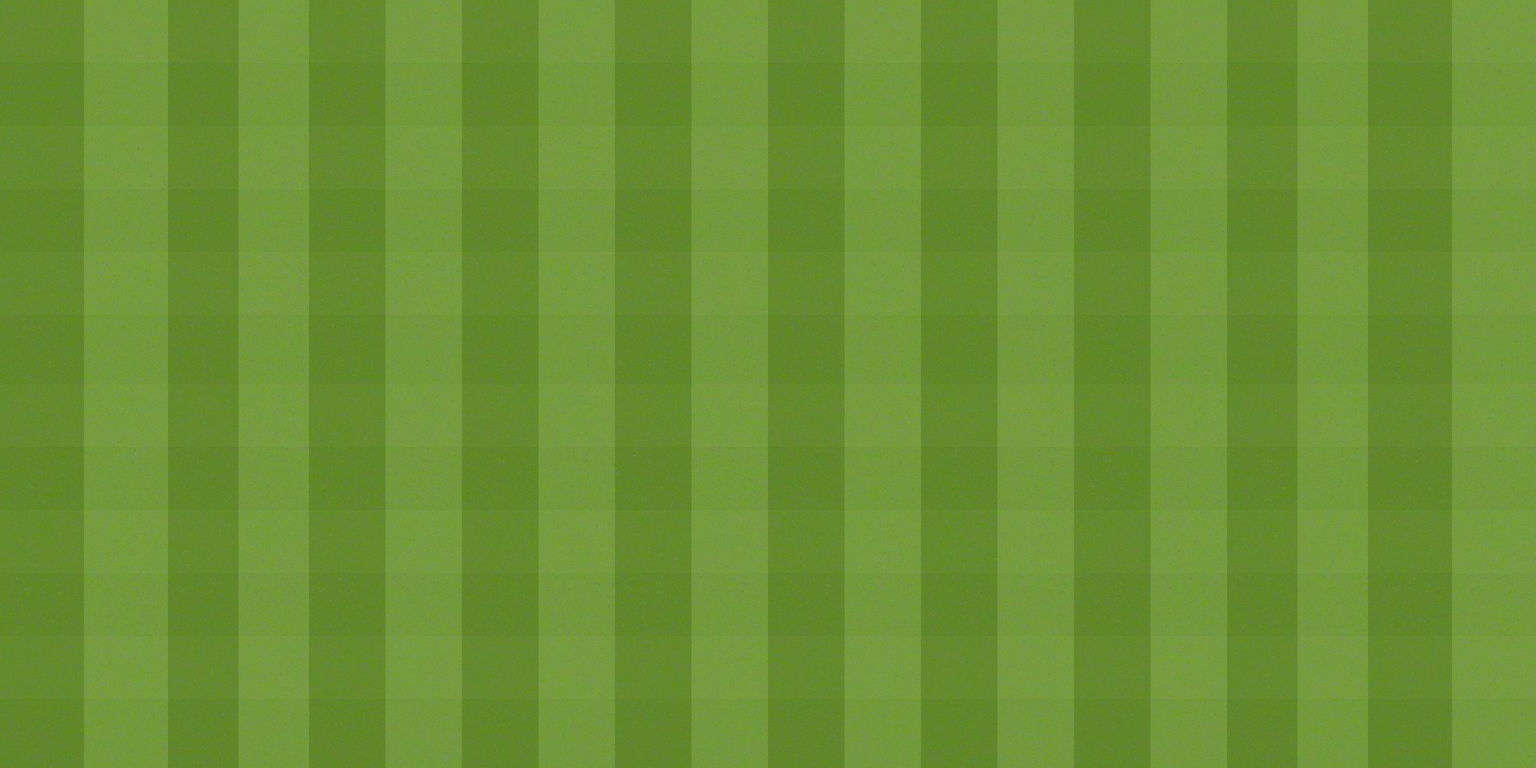
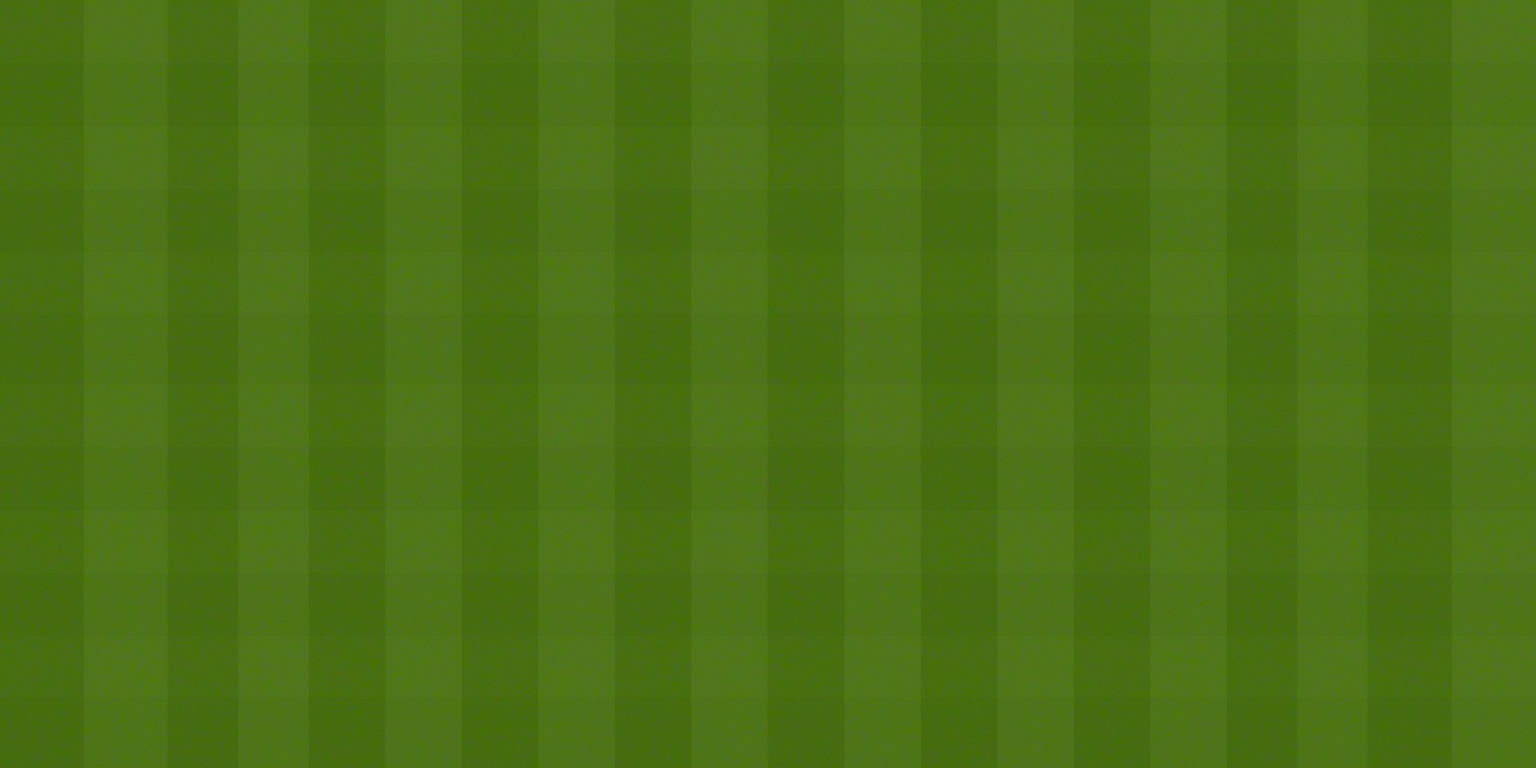
Revision of a layered 1536px x 768px image; what changed, layer by layer:
"Layer 21": opacity 5% → 4% over [0, 0, 1536, 699]
renamed "Base" to "Layer 23", painted on it over [0, 0, 1536, 768]
